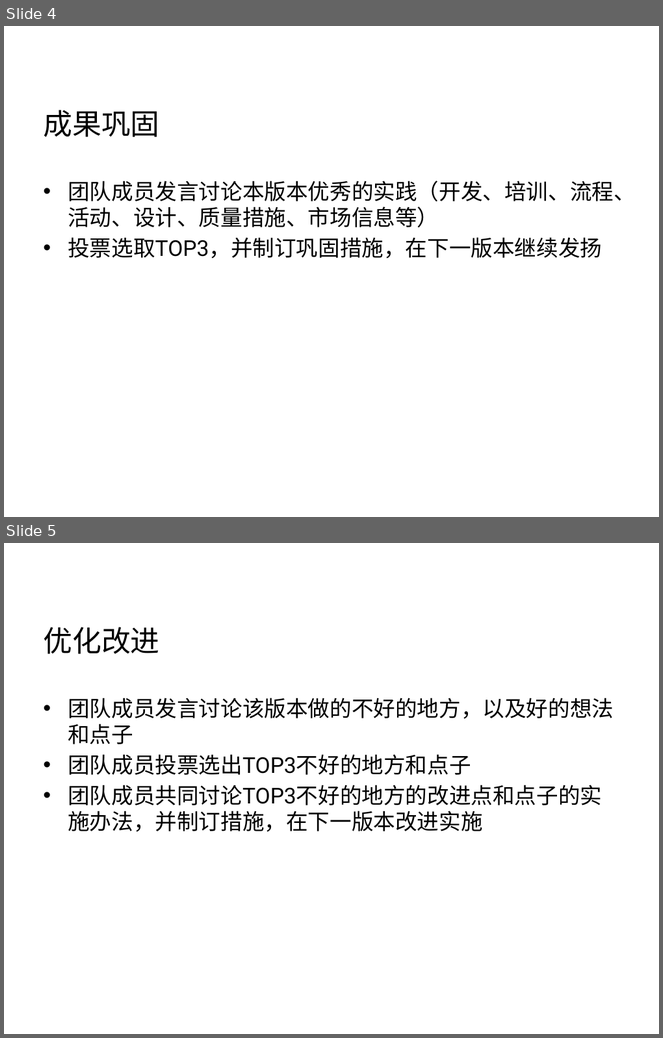
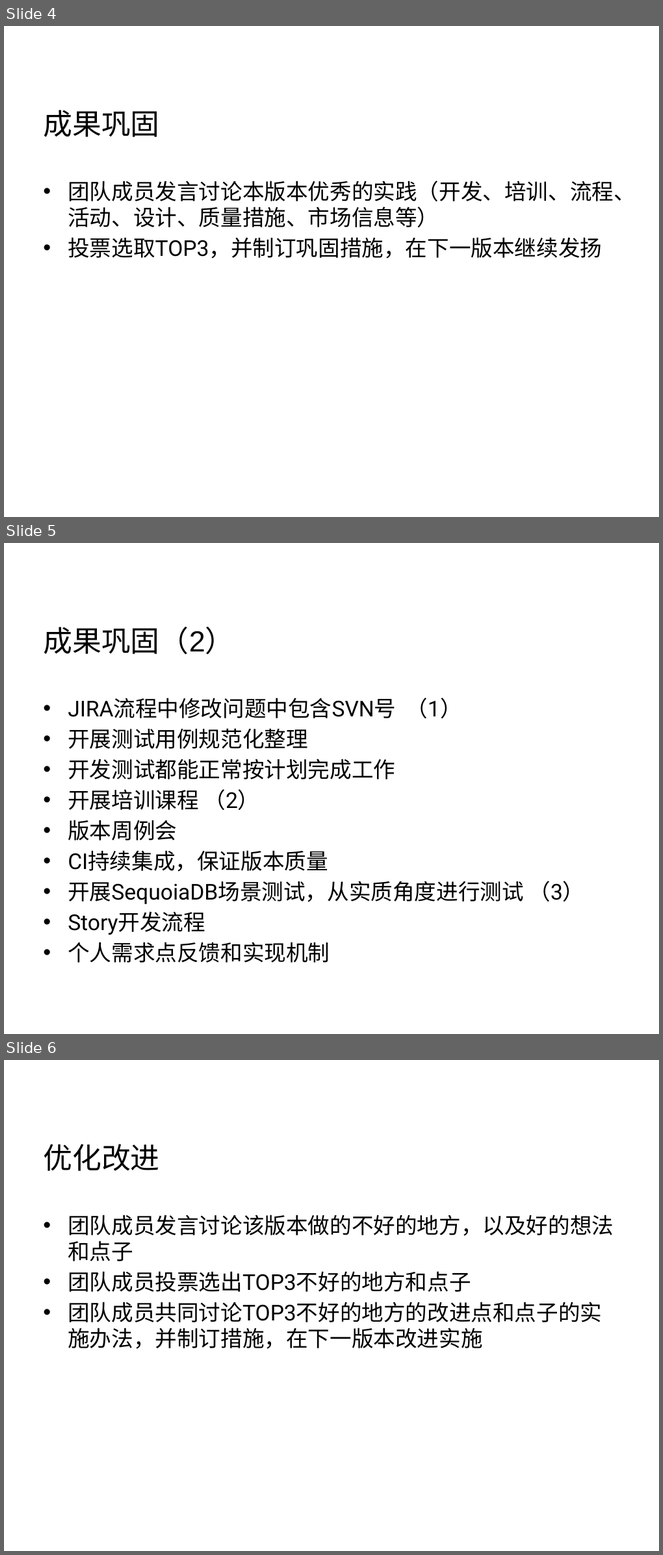
Before and after one commit to Vivian-hihi/SequoiaDB, a slide deck: internal_doc/00.项目管理/01.会议纪要/SequoiaDB 1.8版本回顾会议_20140707.pptx. Shown one above the other, each under a label of ours: slides 4 and 5 before the commit, slides 4, 5 and 6 after it. The pictures are 663x1038 and 663x1555 pixels, drawn with LibreOffice and Linux fonts; fonts in the diff are those of the drawing; background and template pictures are left out. Boxes give left, top, right and bottom in pixels: in the first picture for what was removed or moved away, otherwise in the second. Text is boxed around its words. In the diff, an @@ line names an element or a change of style, - is before the commit and + after.

```diff
--- a/internal_doc/00.项目管理/01.会议纪要/SequoiaDB 1.8版本回顾会议_20140707.pptx
+++ b/internal_doc/00.项目管理/01.会议纪要/SequoiaDB 1.8版本回顾会议_20140707.pptx
@@ slide 5 added at [4, 543, 659, 1034], background picture (left out) @@
@@ title added at [43, 626, 234, 654], 32 pt, text #000000 @@
+成果巩固（2）
@@ text added at [68, 698, 584, 963], 24 pt, text #000000 @@
+• JIRA流程中修改问题中包含SVN号 （1）
+• 开展测试用例规范化整理
+• 开发测试都能正常按计划完成工作
+• 开展培训课程 （2）
+• 版本周例会
+• CI持续集成，保证版本质量
+• 开展SequoiaDB场景测试，从实质角度进行测试 （3）
+• Story开发流程
+• 个人需求点反馈和实现机制
@@ what was slide 5 is now slide 6 @@
```
Also in this commit, not shown: 1 slide changed, 1 other slide added.
